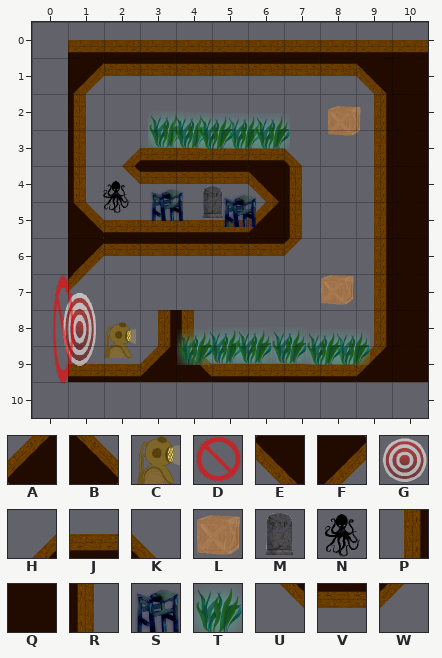
Tiled map (JSON) -- core/assets/levels/Golden0.json. Above: the version before the commit.
Cells are 100x100 px. Shown: x 0..10, y 0..10. The old version is drawn lined up with the new one.
Key: from "old_ship_tileset": A 0, B 1, C 3, D 5, E 10, F 11, G 15, H 20, J 21, K 22, L 23, M 24, N 25, P 30, Q 31, R 32, S 33, T 34, U 40, V 41, W 42.
_ is an empty cell.
Objects are placed by their top-left corner, in cells (3,4 is the top-left corner of cell 3,4); size is 1x1 cell unless given.
Layer "Tile Layer 1" before, first column x 0:
 0 _JJJJJJJJJJ
 1 _FVVVVVVVEQ
 2 _R_______PQ
 3 _RHJJJJK_PQ
 4 _RUVVVER_PQ
 5 _BJJJJAR_PQ
 6 _FVVVVVW_PQ
 7 _W_______PQ
 8 ___PR____PQ
 9 _JJABJJJJAQ
10 ___________
Objects on layer "Objects" before:
L at 8.2,2.2
T at 3.2,2.5
T at 3.9,2.5
T at 5.4,2.5
T at 4.6,2.5
T at 6.2,2.5
N at 1.8,4.3
M at 4.5,4.5
S at 3.2,4.5
S at 5.3,4.7
S at 5.3,4.7
L at 8,6.9
C at 1.9,8.3
T at 4.9,8.5
T at 5.7,8.5
T at 6.6,8.5
T at 4,8.5
T at 8.4,8.5
T at 7.6,8.5
G at 0.8,7.4 size 1x2.2
D at 0.6,7 size 0.6x3.2
Once edited:
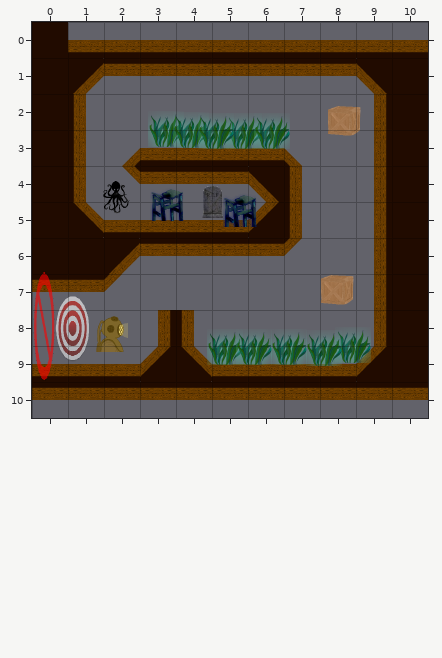
Diff:
map size 10x10 -> 11x11 cells (old content now starts at 1,0; both pictures use the new coordinates)
Layer "Tile Layer 1":
y 0..5: x 0 _ -> Q
y 6: x 0..2 _FV -> QQF
y 7: x 0..2 _W_ -> VVW
y 9: x 0 _ -> J
y 10: x 0..10 ___________ -> VVVVVVVVVVV
Layer "Objects":
changed: C at 1.9,8.3 -> C at 1.7,8.2
changed: G at 0.8,7.4 size 1x2.2 -> G at 0.6,7.5 size 1x1.9
changed: D at 0.6,7 size 0.6x3.2 -> D at 0,6.9 size 0.6x3.2
removed: T at 4,8.5
